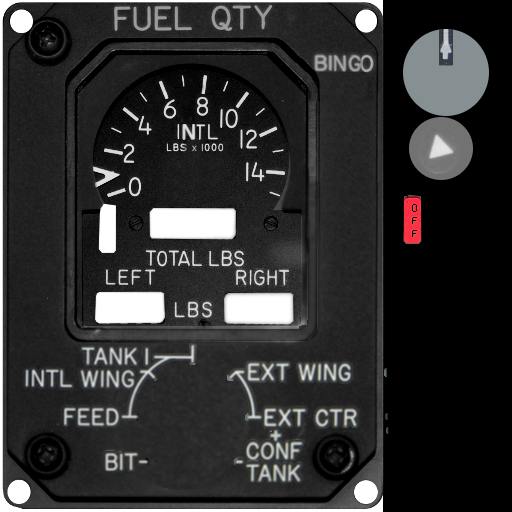
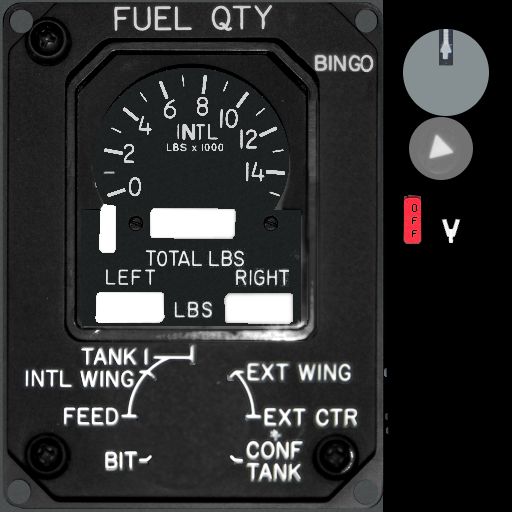
Revision of a layered (512, 512) image; what changed, layer by layer:
added layer "Pasted Layer #2" above "legends" over <box>25,5,373,480</box>
renamed "Pasted Layer #2" to "legends", painted on it over <box>93,75,289,318</box>
added layer "bingo-bug" above "Pasted Layer #4" over <box>441,218,461,243</box>
hid "face brightness adj", moved it above "Pasted Layer", painted on it over <box>82,68,301,326</box>
painted on "Pasted Layer" over <box>82,68,301,326</box>
added layer "Pasted Layer #7" over <box>0,0,461,512</box>
